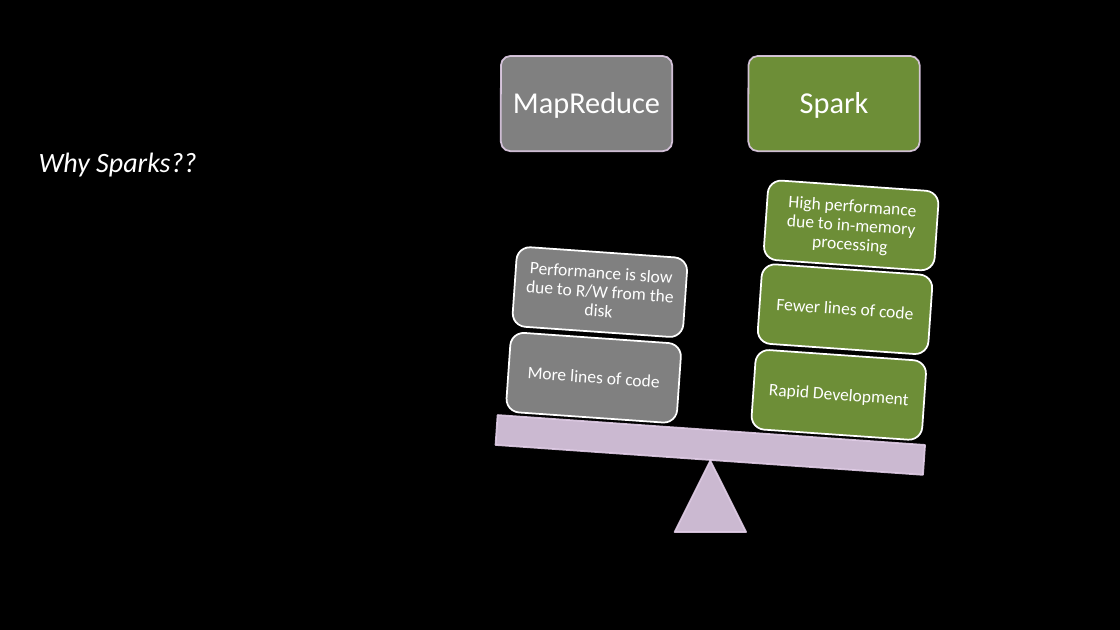
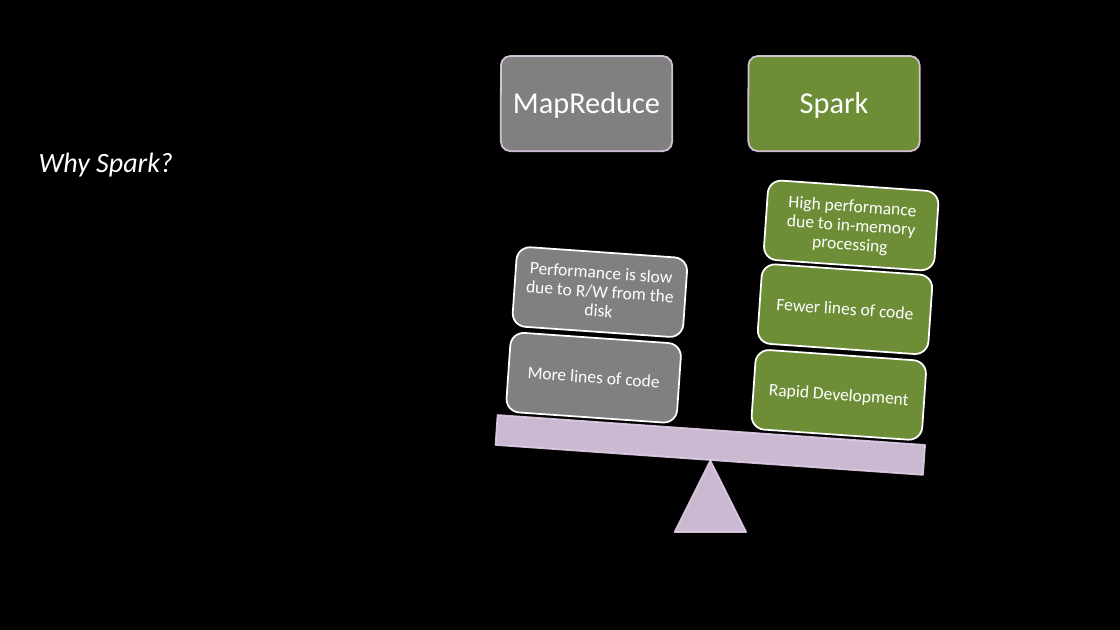
Before and after one commit to EvanGrill/CS436_Big_Data_Systems, a slide deck: slide 7 of doc/Bigdataproposal.pptx. Drawn at 1120x630 pixels with LibreOffice and Linux fonts; fonts in the diff are those of the drawing; background and template pictures are left out. Boxes give left, top, right and bottom in pixels: in the first picture for what was removed or moved away, otherwise in the second. Text is boxed around its words. In the diff, an @@ line names an element or a change of style, - is before the commit and + after.

```diff
--- a/doc/Bigdataproposal.pptx
+++ b/doc/Bigdataproposal.pptx
@@ title at box(39, 152, 173, 177): text changed @@
-Why Sparks??
+Why Spark?
```
Also in this commit, not shown: 4 other slides changed, 2 slides added, 2 slides removed.
